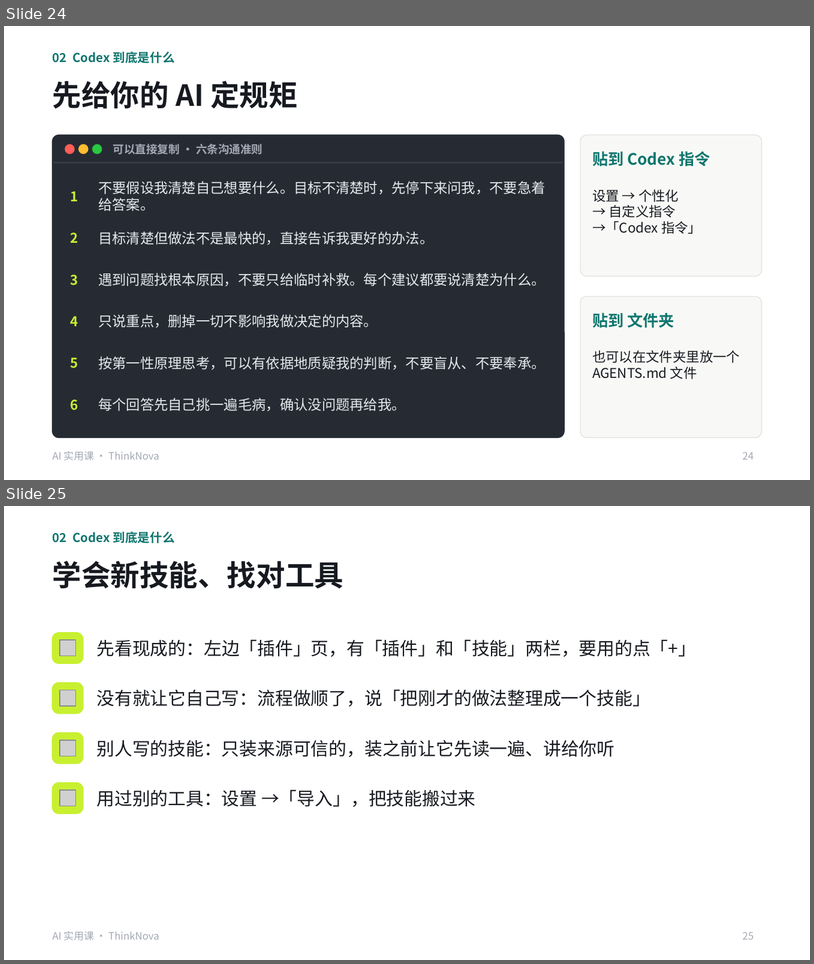
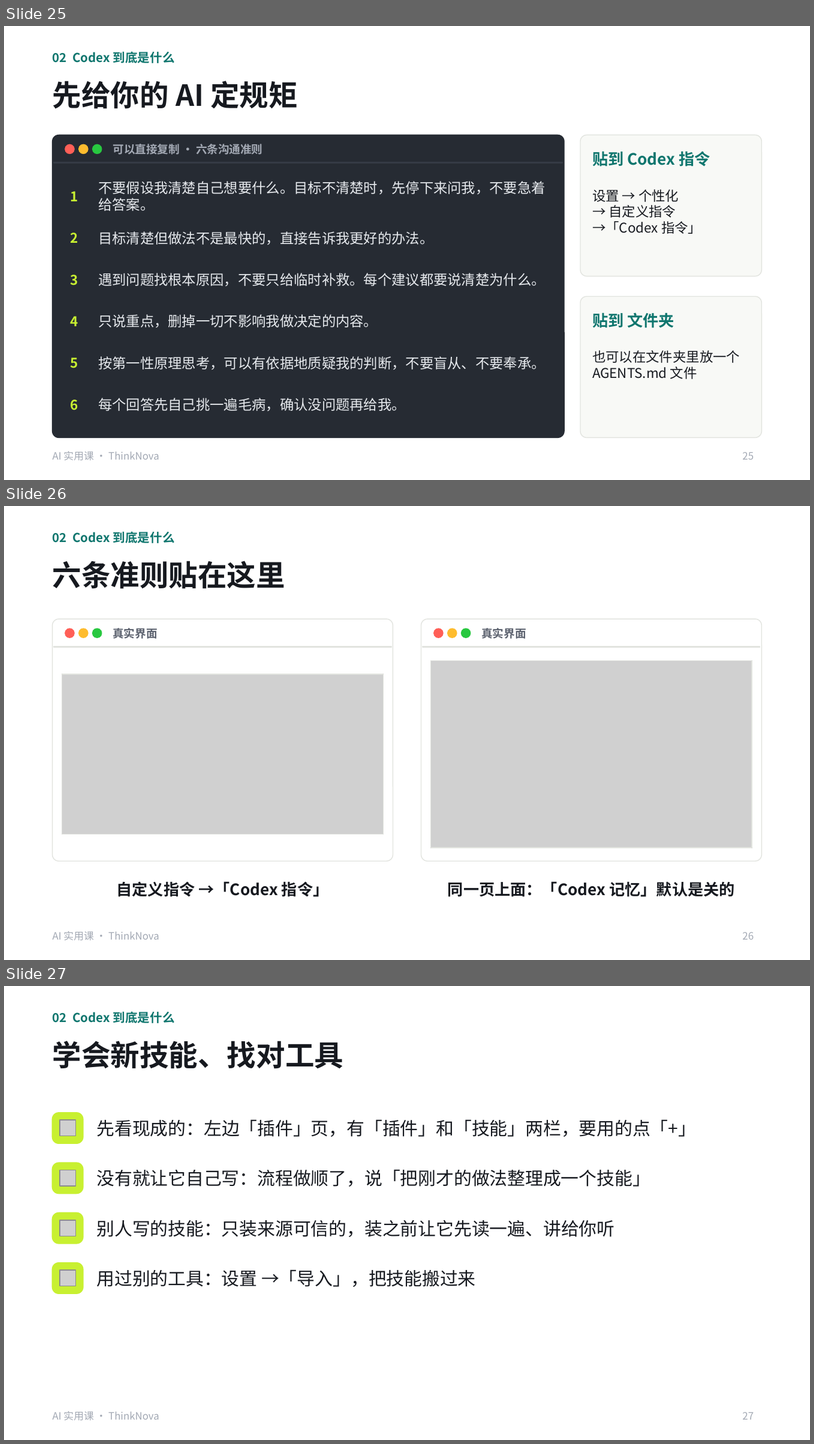
Before and after one commit to freyhuang-11/thinknova-memory, a slide deck: courses/小生意实用课/AI实用课_Codex提效.pptx. Shown one above the other, each under a label of ours: slides 24 and 25 before the commit, slides 25, 26 and 27 after it. The pictures are 814x964 and 814x1444 pixels, drawn with LibreOffice and Linux fonts; fonts in the diff are those of the drawing; grey boxes stand for pictures. Boxes give left, top, right and bottom in pixels: in the first picture for what was removed or moved away, otherwise in the second. Text is boxed around its words. In the diff, an @@ line names an element or a change of style, - is before the commit and + after.

```diff
--- a/courses/小生意实用课/AI实用课_Codex提效.pptx
+++ b/courses/小生意实用课/AI实用课_Codex提效.pptx
@@ slide 26 added at [4, 506, 810, 960], background #FFFFFF; not listed: 1 template element that a slide beside it also shows @@
@@ text added at [53, 531, 175, 543], 11 pt, text #0F766E, bold @@
+02 Codex 到底是什么
@@ title added at [53, 561, 285, 589], 26 pt, text #16191F, bold @@
+六条准则贴在这里
@@ rounded rectangle added at [53, 619, 393, 861], fill #FFFFFF, outline #E2E4DF 0.75 pt @@
@@ ellipse added at [65, 628, 74, 637], fill #FF5F57, outline #FF5F57 1 pt @@
@@ ellipse added at [79, 628, 88, 637], fill #FEBC2E, outline #FEBC2E 1 pt @@
@@ ellipse added at [93, 628, 102, 637], fill #28C840, outline #28C840 1 pt @@
@@ text added at [113, 628, 157, 639], 10 pt, text #5B616E, bold @@
+真实界面
@@ rounded rectangle added at [421, 619, 761, 861], fill #FFFFFF, outline #E2E4DF 0.75 pt @@
@@ ellipse added at [434, 628, 443, 637], fill #FF5F57, outline #FF5F57 1 pt @@
@@ ellipse added at [447, 628, 456, 637], fill #FEBC2E, outline #FEBC2E 1 pt @@
@@ ellipse added at [461, 628, 470, 637], fill #28C840, outline #28C840 1 pt @@
@@ text added at [482, 628, 526, 639], 10 pt, text #5B616E, bold @@
+真实界面
@@ rectangle added at [54, 646, 391, 647], fill #E2E4DF, outline #E2E4DF 1 pt @@
@@ rectangle added at [423, 646, 761, 647], fill #E2E4DF, outline #E2E4DF 1 pt @@
@@ picture added at [431, 660, 752, 847] @@
@@ rectangle added at [431, 660, 752, 847], outline #E2E4DF 0.75 pt @@
@@ picture added at [62, 674, 383, 834] @@
@@ rectangle added at [62, 674, 383, 834], outline #E2E4DF 0.75 pt @@
@@ text added at [117, 881, 329, 897], 14 pt, text #16191F, bold @@
+自定义指令 →「Codex 指令」
@@ text added at [448, 881, 735, 897], 14 pt, text #16191F, bold @@
+同一页上面：「Codex 记忆」默认是关的
@@ page number added at [743, 931, 754, 939], 9 pt, text #A3A9B4 @@
+26
@@ what was slide 24 is now slide 25 @@
@@ page number at [743, 451, 754, 459]: text changed @@
-24
+25
@@ what was slide 25 is now slide 27 @@
@@ page number at [743, 1411, 754, 1419]: text changed @@
-25
+27
```
Also in this commit, not shown: 4 slides changed, 1 other slide added, 14 other files.
